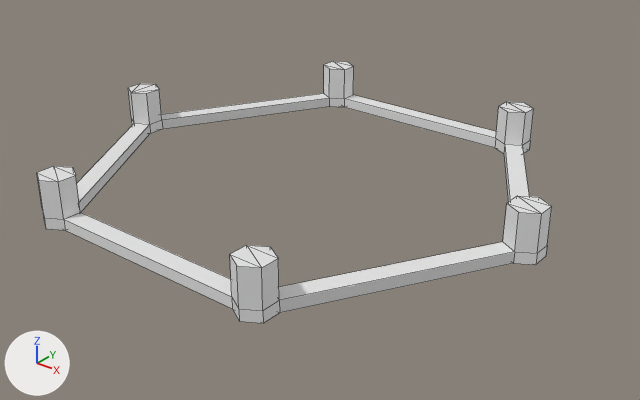
The Blender file blender/filter_pond_hex.blend: old version first, new version second.
One viewpoint serves both versions: a 50 mm lens placed at (14.06, -17.01, 9.83), pointed at (0.57, -0.15, -0.62). The axes (+X, +Y, +Z) are drawn at lower left. The lights are the same throughout. The picture after the commit comes second. Mesh edges are drawn as thin lines.
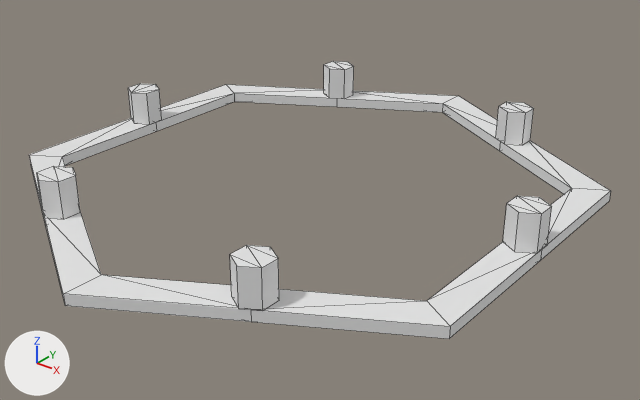
Commit message: Next prototype

Changed parts and their boxes [x1, y1, x2, y2] in the pictures (640 x 400 px):
'base_line.002', added: after [29, 84, 611, 339]
'Circle.003', reshaped: before [37, 61, 552, 323]; after [37, 61, 552, 311]
part 1 of me_circle_018, cut back: before [42, 93, 547, 323]

The change, as a list of edits to the scene's bpy script:
```text
Change me_circle_018:
    used by ob_circle_003; location = (3.25, 5.63, 0.0)
    remove me_circle_018.from_pydata(...)  # 108 vertices, 132 faces; spans x -10.18..3.68, y -11.76..0.5, z -0.3..1.0
    add me_circle_018.from_pydata(...)  # 72 vertices, 84 faces; spans x -10.18..3.68, y -11.76..0.5, z 0.0..1.0
    me_circle_018 part 1
    36 vertices are removed from x -10.18..3.68, y -11.76..0.5, z -0.3
    72 faces are deleted
    24 new faces join them
Add me_mesh_001:
    me_mesh_001.from_pydata(...)  # 48 vertices, 72 faces; spans x -5.63..5.63, y -6.5..6.5, z -0.24..0.0
    me_mesh_001.polygons.foreach_set('use_smooth', [True] * 72)
Add ob_base_line_002:
    ob_base_line_002 = bpy.data.objects.new('base_line.002', me_mesh_001)
    ob_base_line_002.location = (0.0, 0.0, 0.0)
    ob_base_line_002.scale = (1.23, 1.23, 1.23)
```
